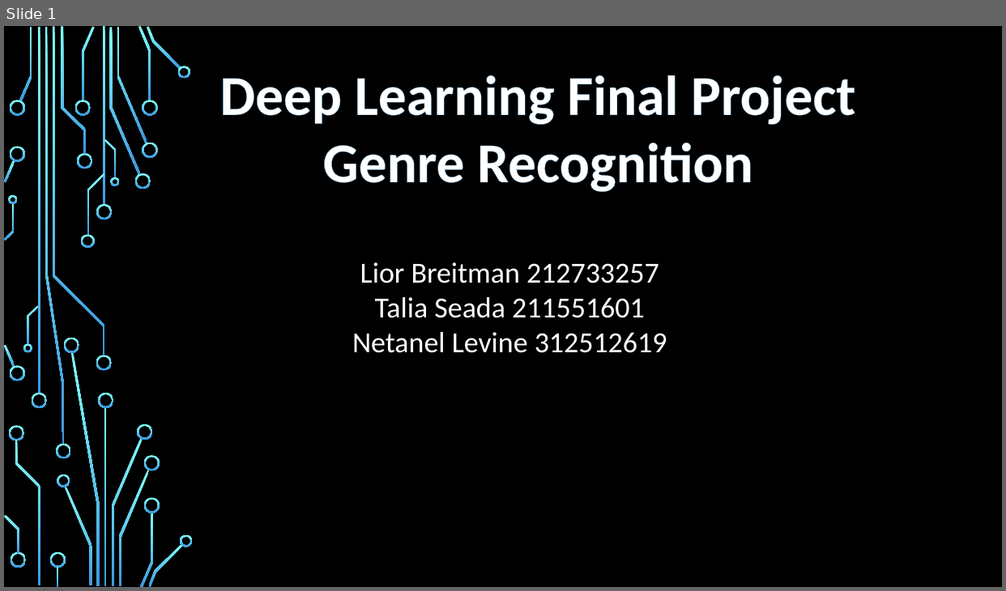
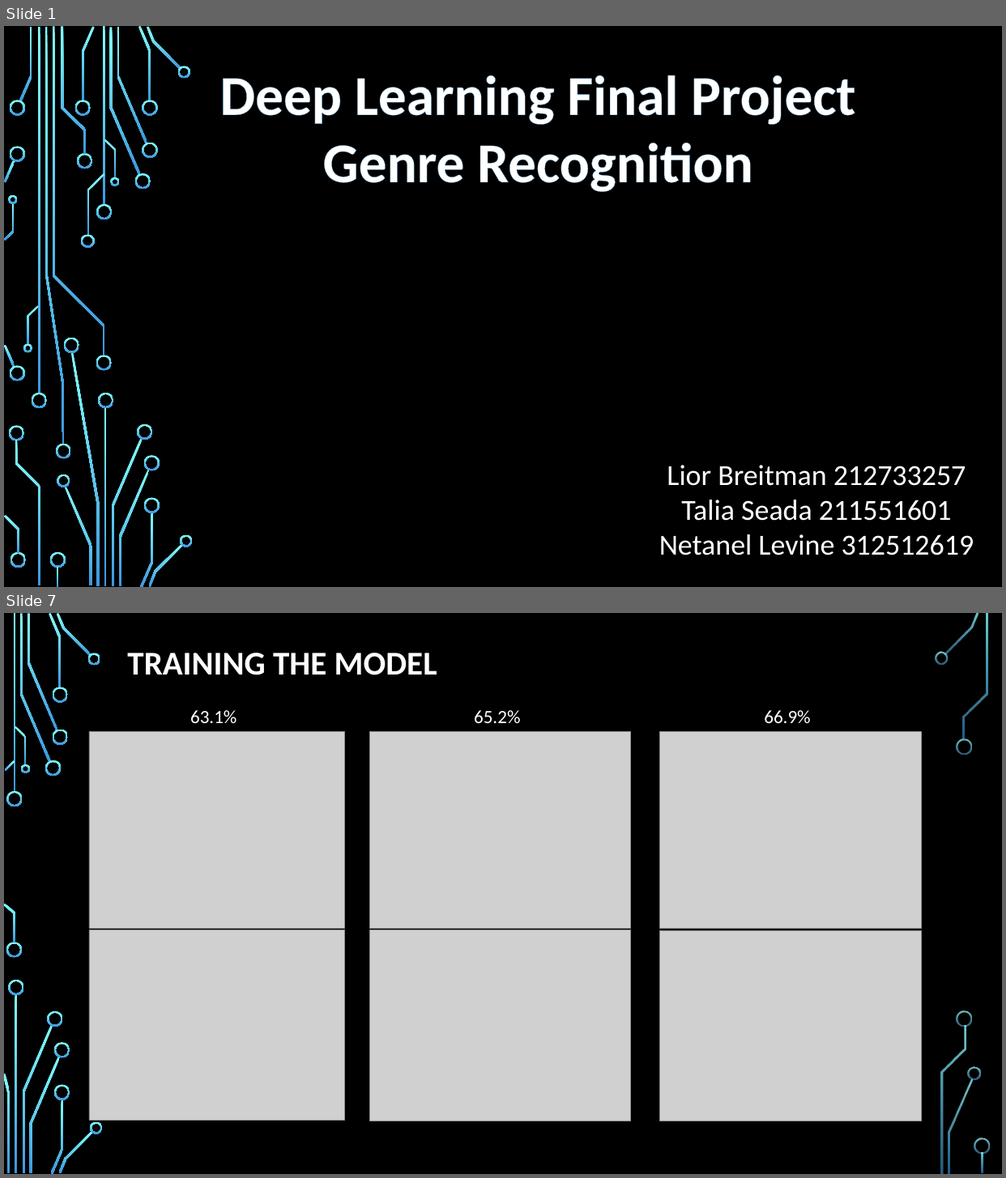
Before and after one commit to netanellevine/Songs_Genres_Classification, a slide deck: Deep learning presentation.pptx. Shown one above the other, each under a label of ours: slide 1 before the commit, slides 1 and 7 after it; the slides between them are not shown. The pictures are 1006x591 and 1006x1178 pixels, drawn with LibreOffice and Linux fonts; fonts in the diff are those of the drawing; grey boxes stand for pictures; background and template pictures are left out. Boxes give left, top, right and bottom in pixels: in the first picture for what was removed or moved away, otherwise in the second. Text is boxed around its words. In the diff, an @@ line names an element or a change of style, - is before the commit and + after.

```diff
--- a/Deep learning presentation.pptx
+++ b/Deep learning presentation.pptx
@@ slide 7 added at (4,613,1002,1174), background picture (left out) @@
@@ text added at (127,653,437,675), 32 pt, text #FFFFFF, bold @@
+TRAINING THE MODEL
@@ picture added at (89,731,345,928) @@
@@ text added at (190,710,236,723), 18 pt, text #FFFFFF @@
+63.1%
@@ picture added at (370,731,632,928) @@
@@ text added at (474,710,520,723), 18 pt, text #FFFFFF @@
+65.2%
@@ picture added at (661,731,922,928) @@
@@ text added at (764,710,810,723), 18 pt, text #FFFFFF @@
+66.9%
@@ picture added at (89,931,345,1121) @@
@@ picture added at (370,931,632,1122) @@
@@ picture added at (661,931,922,1122) @@
@@ group added at (4,613,990,1174): 33 freeform shapes, 3 rectangles @@
@@ slide 1 changed as well @@
@@ text "Lior Breitman 212733257": place and size @@
-text "Lior Breitman 212733257" at (352,263,667,353)
+text "Lior Breitman 212733257" at (659,465,974,556)
```
Also in this commit, not shown: 2 other slides changed, 4 other slides added, 1 slide removed, 1 other file.
